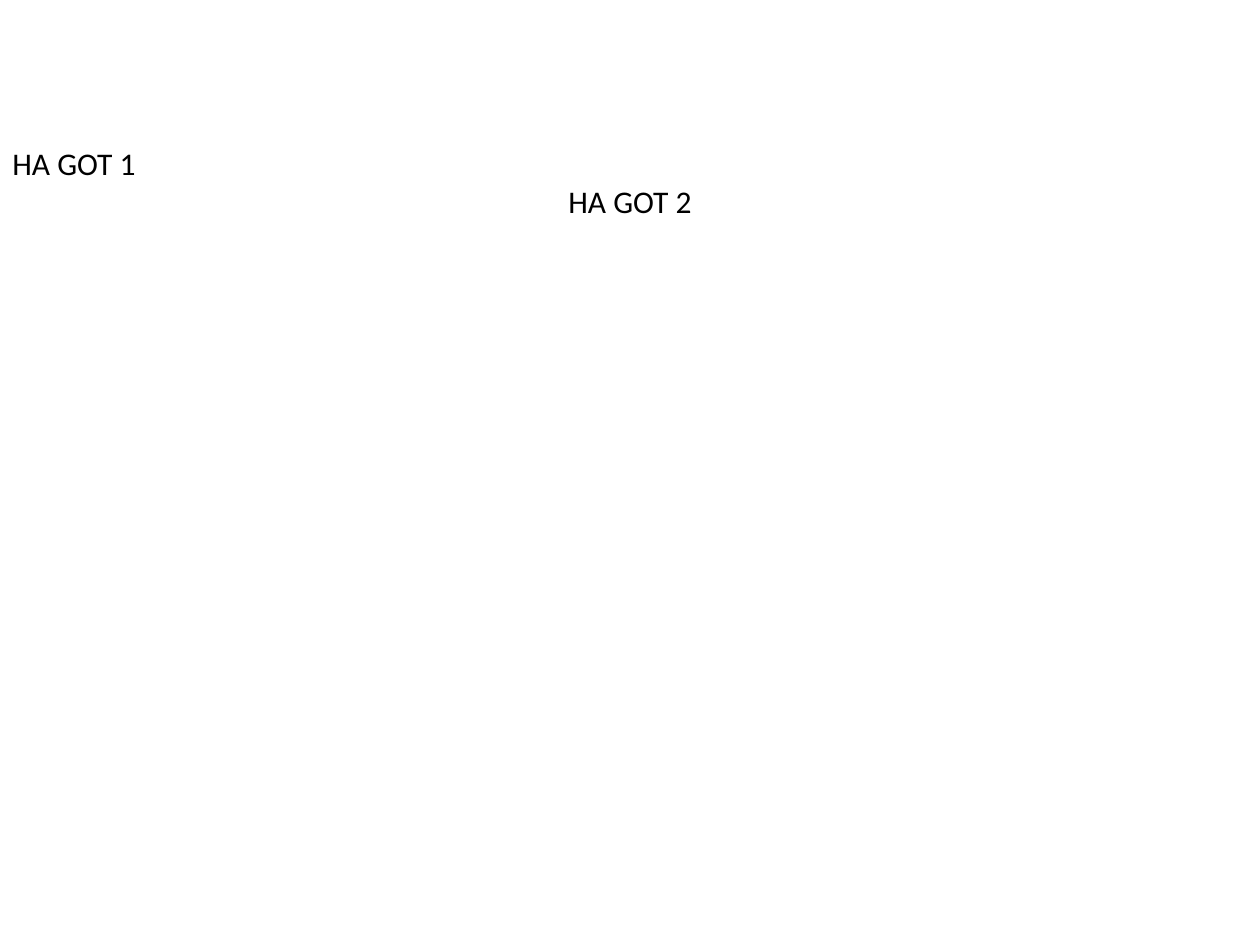
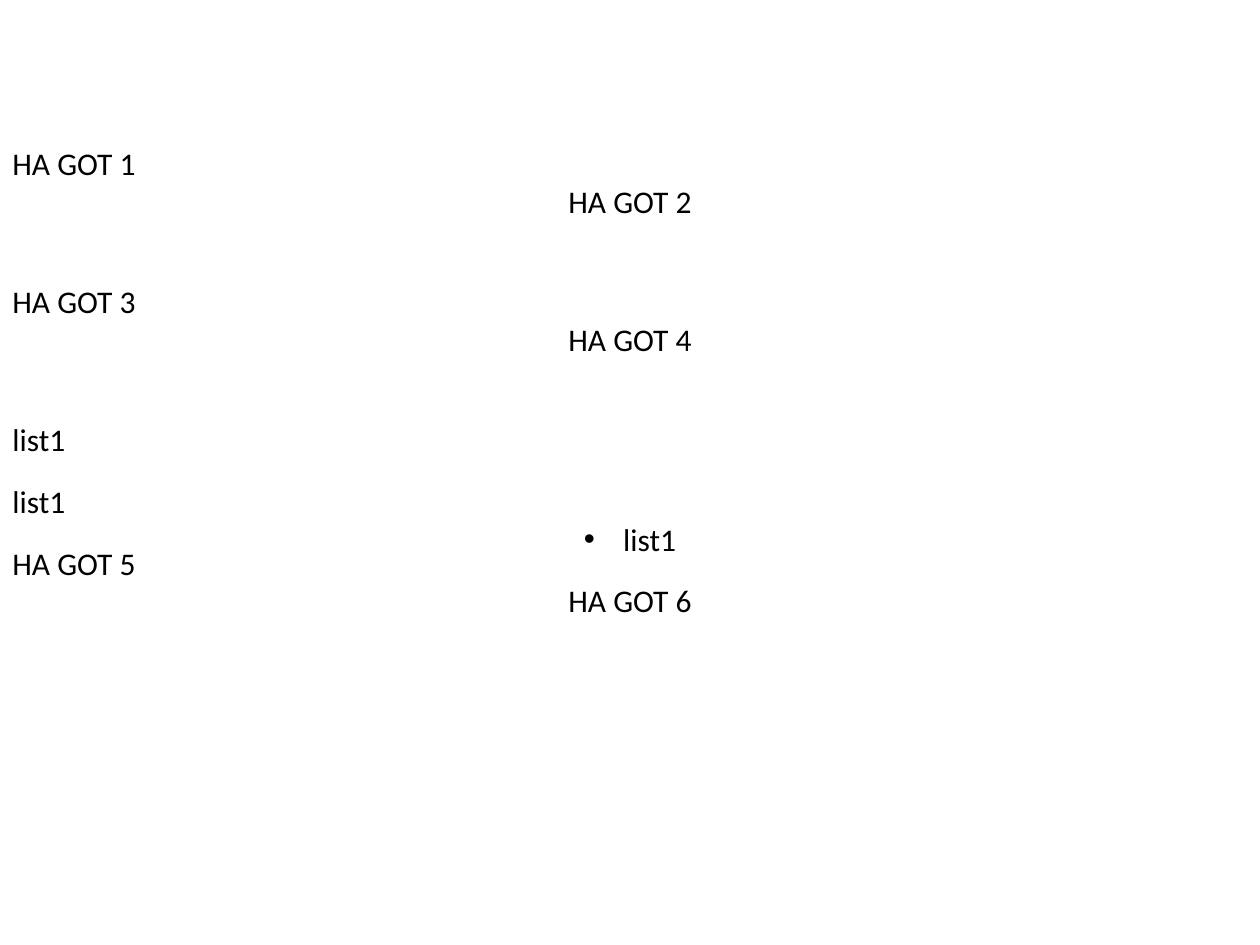
Before and after one commit to datagrovecr/md_ppt, a slide deck: slide 4 of md_ppt/test_results/test.pptx. Drawn at 1260x945 pixels with LibreOffice and Linux fonts; fonts in the diff are those of the drawing. Boxes give left, top, right and bottom in pixels: in the first picture for what was removed or moved away, otherwise in the second. Text is boxed around its words. In the diff, an @@ line names an element or a change of style, - is before the commit and + after.

Commit message:
list ready

```diff
--- a/md_ppt/test_results/test.pptx
+++ b/md_ppt/test_results/test.pptx
@@ text added at bbox=[12, 292, 692, 352], 18 pt, text #000000 @@
+HA GOT 3
+HA GOT 4
@@ text added at bbox=[12, 429, 676, 552], 18 pt, text #000000 @@
+• list1
+  list1
+  list1
@@ text added at bbox=[12, 554, 692, 613], 18 pt, text #000000 @@
+HA GOT 5
+HA GOT 6
```
Also in this commit, not shown: 2 slides added, 2 slides removed, 29 other files.
